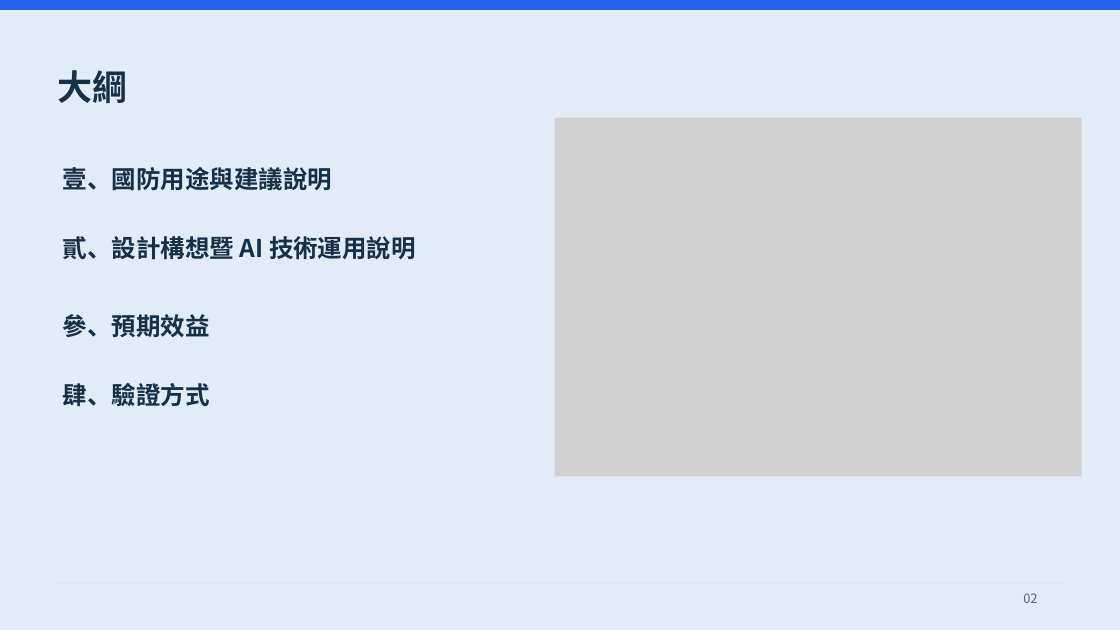
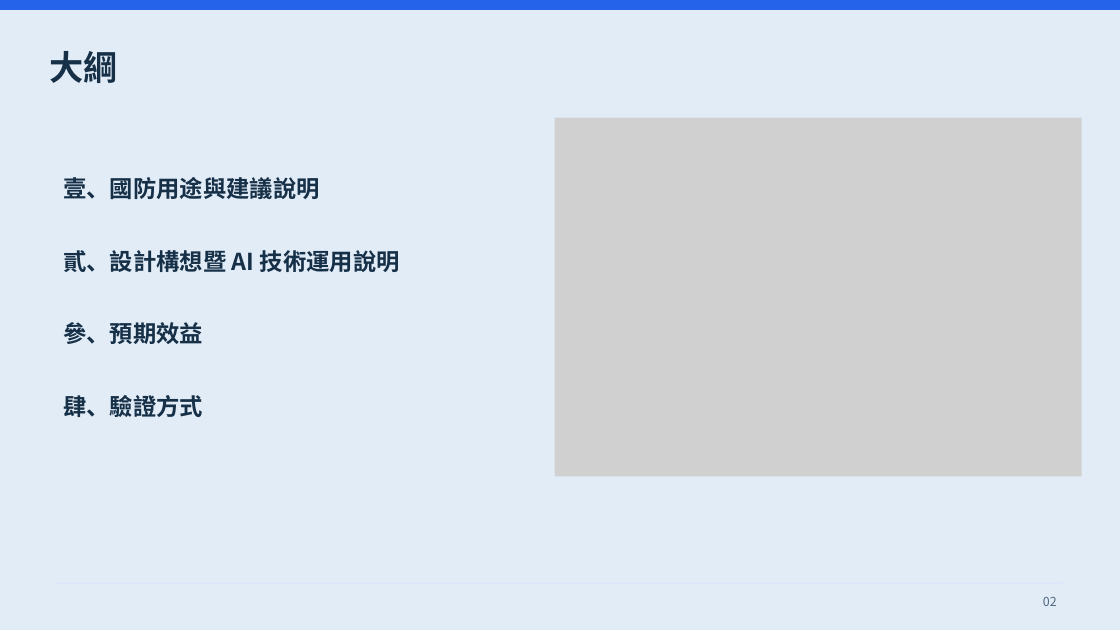
Before and after one commit to Sean970105/Sean970105, a slide deck: slide 2 of presentations/presentation.pptx. Drawn at 1120x630 pixels with LibreOffice and Linux fonts; fonts in the diff are those of the drawing; grey boxes stand for pictures. Boxes give left, top, right and bottom in pixels: in the first picture for what was removed or moved away, otherwise in the second. Text is boxed around its words. In the diff, an @@ line names an element or a change of style, - is before the commit and + after.

Commit message:
Tidy presentation layout and fix body text colors

```diff
--- a/presentations/presentation.pptx
+++ b/presentations/presentation.pptx
@@ text "大綱": place and size @@
-text "大綱" at <box>57,70,127,103</box>
+text "大綱" at <box>49,51,117,83</box>
@@ text "大綱" at <box>49,51,117,83</box>: size 45 to 44 pt; line spacing 54pt to 1.12; vertical alignment top to middle @@
@@ size 31.5 to 30 pt; line spacing 37.8pt to 1.12; vertical alignment top to middle in 4 elements at <box>63,322,203,344</box>, <box>63,177,320,199</box>, <box>63,395,203,417</box>, <box>63,250,400,272</box> @@
@@ text "02" at <box>1043,597,1057,606</box>: size 16.5 to 16 pt; alignment left to right; line spacing 19.8pt to 1.12; vertical alignment top to middle @@
```
Also in this commit, not shown: 11 other slides changed, 1 other file.
